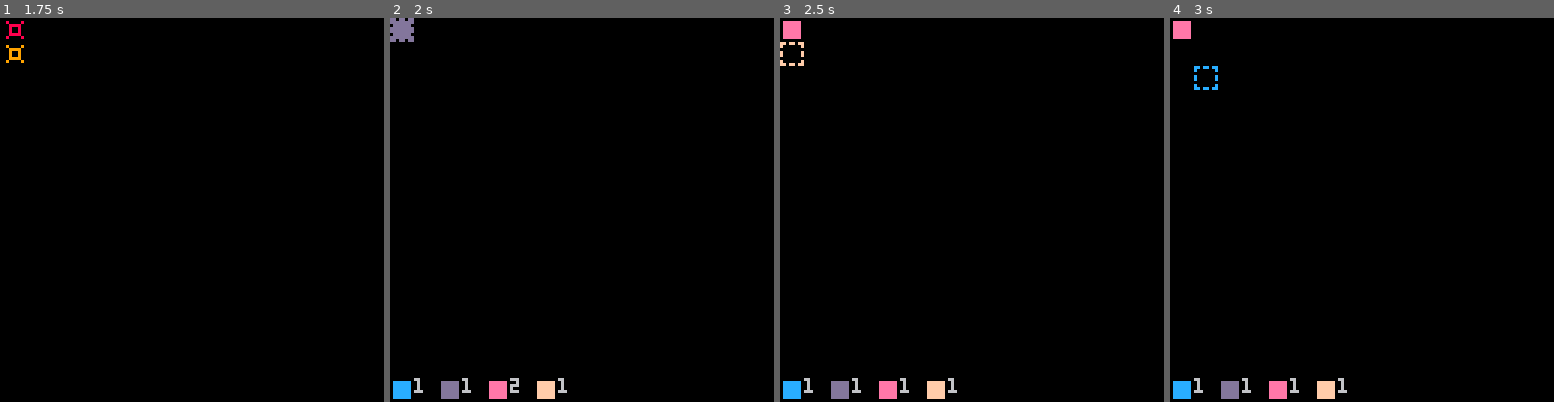
Above: before the commit, frames 1-4 (left to right).
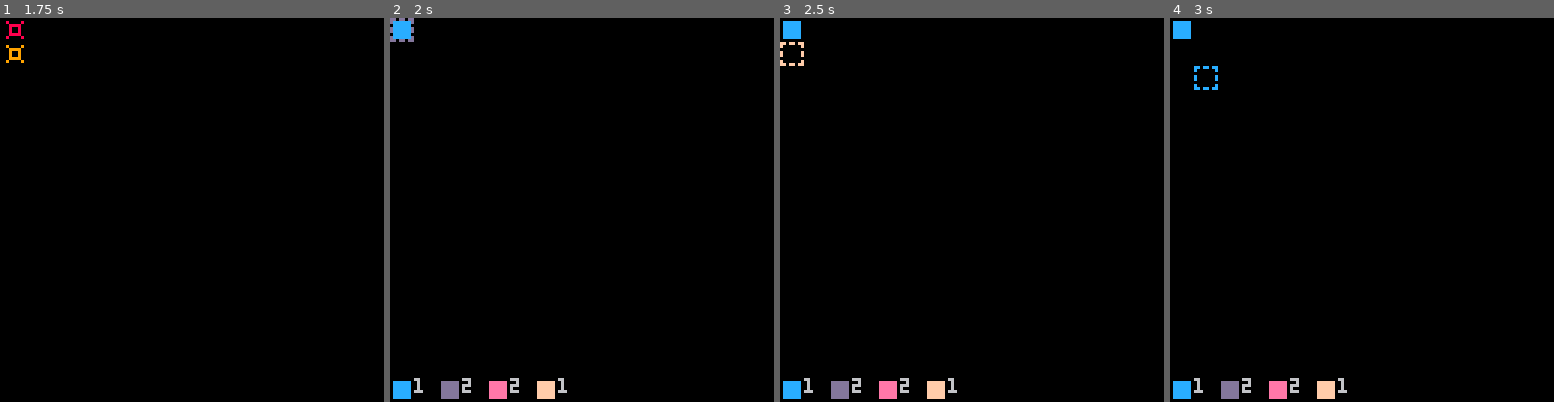
Above: after the commit, the same moments.

Repository: RobertoFreireFerrazPassos/pico8
Game: PICO-8 cartridge towerdefense.p8
Two runs of this game, one before a commit and one after it. Both use one fixed random seed, a clock stepped at 60 frames per second and the inputs below.
Inputs:
- Up to frame 1 (1.75 s): tap O (Z key) at 0.33, 0.7, 1.43 s; tap X (X key) at 1.07 s
- Up to frame 2 (2 s): hold Left from 1.97 s (still down)
- Up to frame 3 (2.5 s): tap X (X key) at 2.07, 2.4 s; tap O (Z key) at 2.22 s; release Left at 2.37 s; hold Down from 2.42 s (still down)
- Up to frame 4 (3 s): tap X (X key) at 2.73 s; release Down at 2.82 s; hold Right from 2.87 s (still down)

Frame 1 is identical in both runs. In frame 2, 0.3% of the frame differs, in the area x 0-22%, y 0-97%; in frame 3, 0.3%, in the area x 0-34%, y 0-97%; in frame 4, 0.3%.

Commit message:
CANNOT DRAW TOWER IF THERE IS A TOWER

Diff:
--- a/towerdefense.p8
+++ b/towerdefense.p8
@@ -5,6 +5,7 @@
  generateavailabletowers(
  	{2,2,2,1}
  )
+ create_towers_buffer()
 	generateenemies()
 end
 
@@ -120,12 +121,14 @@
 			timemanager:addtimer(5,function() s.hm=false end,1)
 		end
 
-		if not at and btn(4) and
-				availabletowers[tpi].q>0 then
-			add(towers,t:new({x=x,y=y,s=towertypes[tpi].s}))
-			at=true
-			availabletowers[tpi].q-=1
-			timemanager:addtimer(15,function() s.at=false end,1)
+		if not at and btn(4)
+			and	availabletowers[tpi].q>0
+			and not towers_buffer[flr(x/8)][flr(y/8)] then
+				add(towers,t:new({x=x,y=y,s=towertypes[tpi].s}))
+				global.towers_buffer[flr(x/8)][flr(y/8)]=true
+				at=true
+				availabletowers[tpi].q-=1
+				timemanager:addtimer(15,function() s.at=false end,1)
 		end
 
 		if not ctp and btn(5) then
@@ -141,6 +144,17 @@
 		pal()
 	end
 })
+
+towers_buffer={}
+
+function create_towers_buffer()
+ for i=0,15 do
+   towers_buffer[i] = {}
+   for j=0,15 do
+    towers_buffer[i][j]=false
+   end
+ end
+end
 
 availabletowers = {}
 
